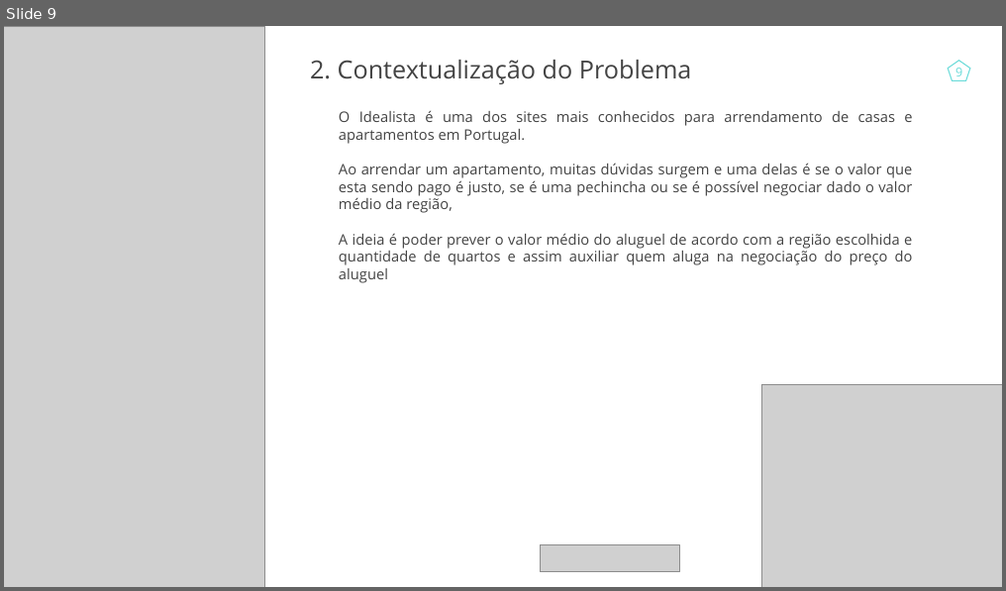
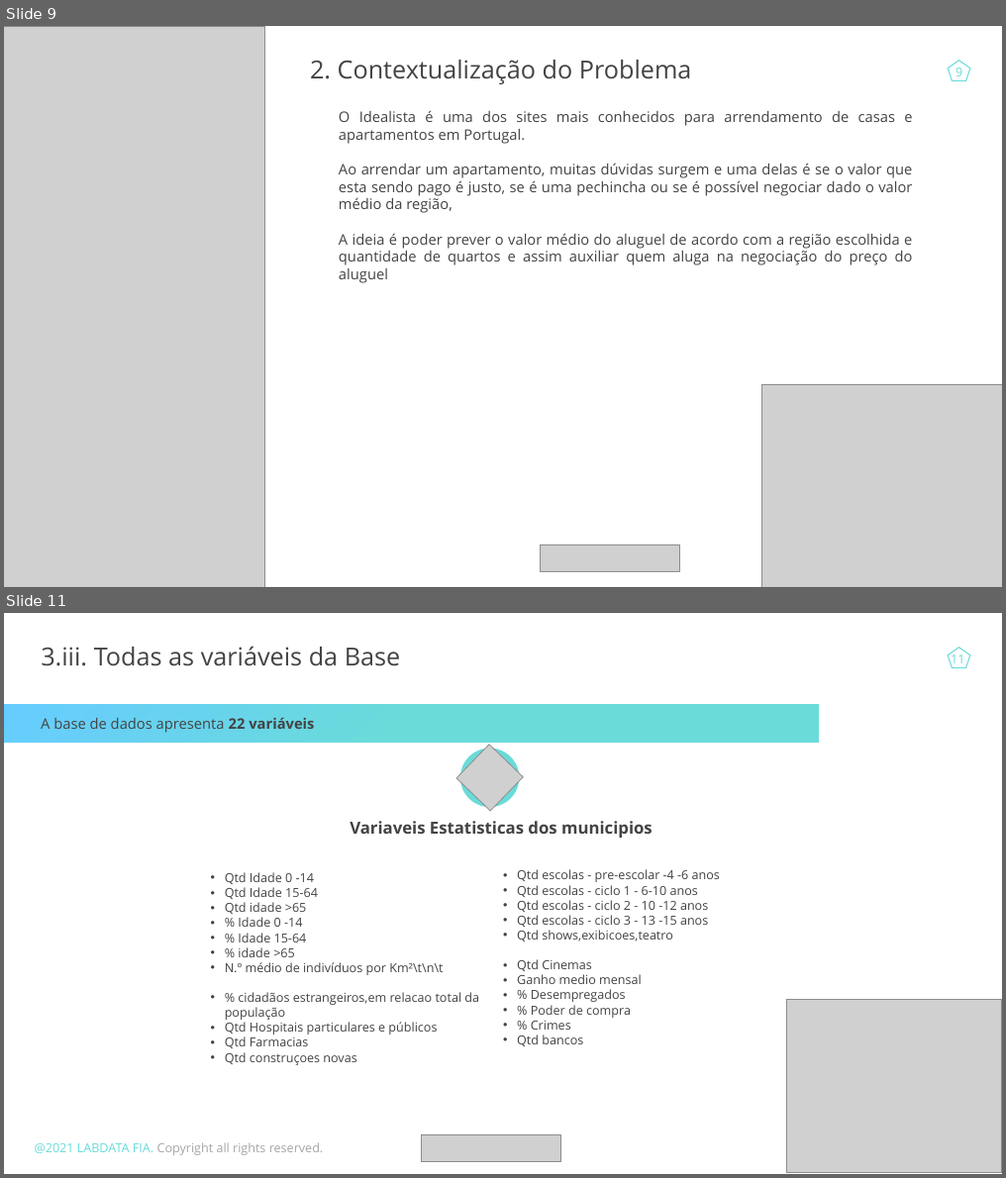
Before and after one commit to johnosd/MPAlugueisLisboa, a slide deck: Docs/TCC John Costa.pptx. Shown one above the other, each under a label of ours: slide 9 before the commit, slides 9 and 11 after it; the slides between them are not shown. The pictures are 1006x591 and 1006x1178 pixels, drawn with LibreOffice and Linux fonts; fonts in the diff are those of the drawing; grey boxes stand for pictures. Boxes give left, top, right and bottom in pixels: in the first picture for what was removed or moved away, otherwise in the second. Text is boxed around its words. In the diff, an @@ line names an element or a change of style, - is before the commit and + after.

```diff
--- a/Docs/TCC John Costa.pptx
+++ b/Docs/TCC John Costa.pptx
@@ slide 11 added at <box>4,613,1002,1174</box>, background #FFFFFF @@
@@ text added at <box>41,646,400,666</box>, 24 pt, text #434343 @@
+3.iii. Todas as variáveis da Base
@@ pentagon added at <box>948,648,970,668</box>, outline #6ADBD9 1 pt @@
@@ page number added at <box>950,652,964,667</box>, 12 pt, text #6ADBD9 @@
+11
@@ rectangle added at <box>4,704,819,742</box>, fill gradient #6ADBD9 to #66CCFF @@
@@ text added at <box>41,718,314,733</box>, 14 pt, text #434343 @@
+A base de dados apresenta 22 variáveis
@@ picture added at <box>456,745,524,811</box> @@
@@ ellipse added at <box>460,749,520,808</box>, fill #6ADBD9 @@
@@ text added at <box>350,821,652,838</box>, 16 pt, text #434343, bold @@
+Variaveis Estatisticas dos municipios
@@ text added at <box>225,872,479,1065</box>, 12 pt, text #434343 @@
+• Qtd Idade 0 -14
+• Qtd Idade 15-64
+• Qtd idade >65
+• % Idade 0 -14
+• % Idade 15-64
+• % idade >65
+• N.º médio de indivíduos por Km²\t\n\t
+• % cidadãos estrangeiros,em relacao total da população
+• Qtd Hospitais particulares e públicos
+• Qtd Farmacias
+• Qtd construçoes novas
@@ text added at <box>517,869,720,1047</box>, 12 pt, text #434343 @@
+• Qtd escolas - pre-escolar -4 -6 anos
+• Qtd escolas - ciclo 1 - 6-10 anos
+• Qtd escolas - ciclo 2 - 10 -12 anos
+• Qtd escolas - ciclo 3 - 13 -15 anos
+• Qtd shows,exibicoes,teatro
+• Qtd Cinemas
+• Ganho medio mensal
+• % Desempregados
+• % Poder de compra
+• % Crimes
+• Qtd bancos
@@ picture added at <box>786,1000,1001,1173</box> @@
@@ text added at <box>35,1143,324,1156</box>, 12 pt, text #A6A6A6 @@
+@2021 LABDATA FIA. Copyright all rights reserved.
@@ picture added at <box>421,1136,561,1162</box> @@
```
Also in this commit, not shown: 2 slides changed, 2 other slides added, 12 other files.
